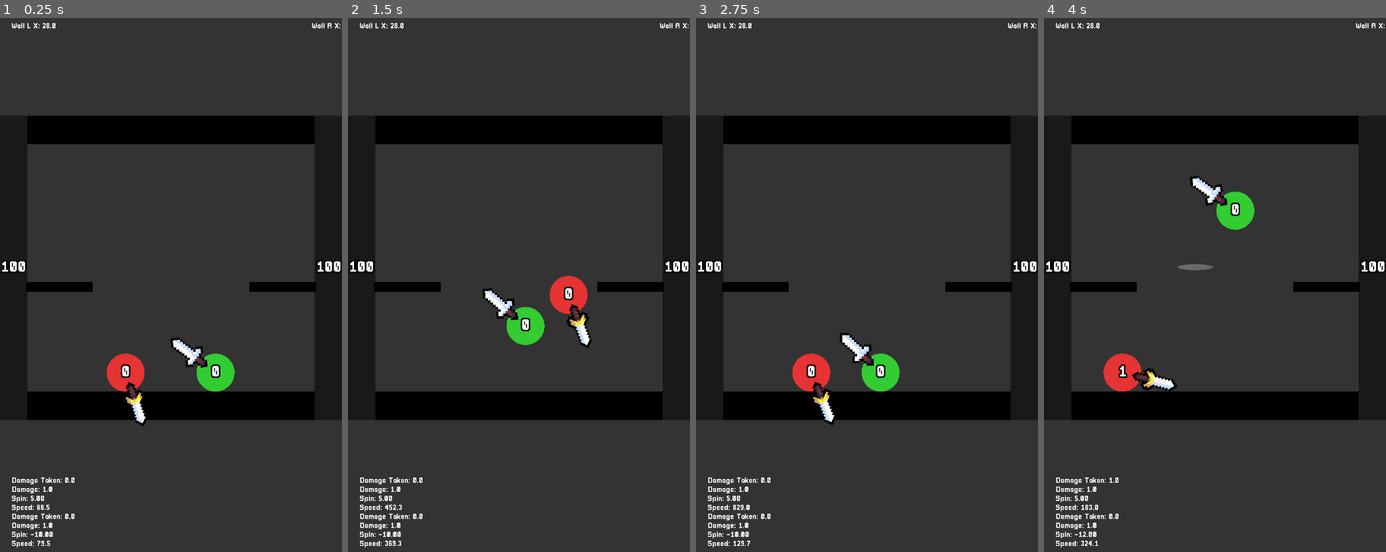
Above: before the commit, frames 1-4 (left to right).
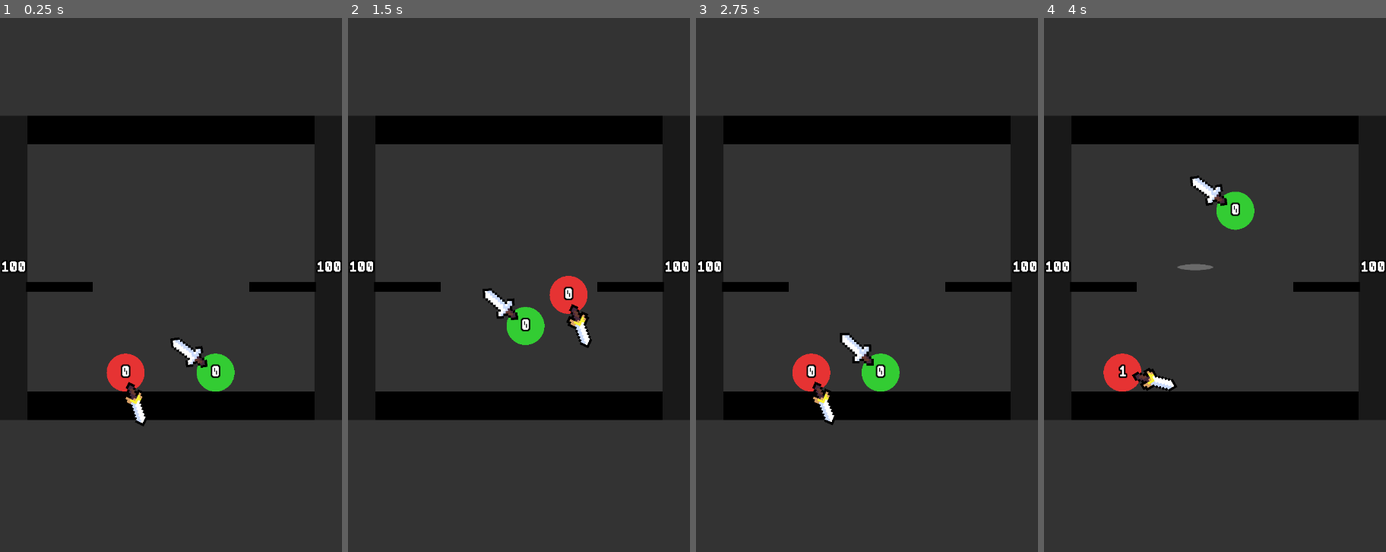
Above: after the commit, the same moments.

Repository: HarryLin349/Super-Smash-Balls
Game: Godot game, scene res://Main.tscn
Same seed, same stepped clock (60 frames per second), same inputs: the game is played once before the commit and once after it.
Inputs:
- Up to frame 1 (0.25 s): no input
- Up to frame 2 (1.5 s): no input
- Up to frame 3 (2.75 s): no input
- Up to frame 4 (4 s): no input

The runs differ from the first frame. In frame 1, 0.7% of the frame differs, in the area x 3-100%, y 0-100%; in frame 2, 0.7%; in frame 3, 0.7%; in frame 4, 0.7%.

Commit message:
rm debug labels

Diff:
--- a/Main.gd
+++ b/Main.gd
@@ -22,33 +22,21 @@
 @onready var platform_right: StaticBody2D = $Platforms/PlatformRight
 @onready var sfx_ko: AudioStreamPlayer = $SfxKo
 @onready var sfx_victory: AudioStreamPlayer = $SfxVictory
-@onready var left_stats: Label = $UI/LeftStats
-@onready var right_stats: Label = $UI/RightStats
 @onready var game_label: Label = $UI/GameLabel
-@onready var wall_left_x_label: Label = $UI/WallLeftX
-@onready var wall_right_x_label: Label = $UI/WallRightX
 
 var walldist := 58
 
-var _stats_timer := 0.0
 var _game_over := false
 
 func _ready() -> void:
 	call_deferred("_layout_arena")
 	_setup_balls()
 	_connect_signals()
-	_update_stats(ball_left.ball_id, ball_left.damage_taken, ball_left.damage)
-	_update_stats(ball_right.ball_id, ball_right.damage_taken, ball_right.damage)
 	_setup_game_label()
 
 func _process(delta: float) -> void:
 	if not _game_over:
 		_check_out_of_bounds()
-	_stats_timer += delta
-	if _stats_timer >= 0.1:
-		_stats_timer = 0.0
-		_update_stats_for_ball(ball_left)
-		_update_stats_for_ball(ball_right)
 
 func _layout_arena() -> void:
 	var viewport_size := get_viewport_rect().size
@@ -72,7 +60,6 @@
 	ball_right.stage_center = center
 	ball_left.floor_y = floor_y
 	ball_right.floor_y = floor_y
-	_update_wall_x_labels()
 
 	var platform_y := center.y + platform_height_offset
 	var left_x := center.x - arena_size_value * 0.5 + platform_inset + platform_width * 0.5
@@ -112,10 +99,7 @@
 	ball_right.set_spin_direction(-1.0)
 
 func _connect_signals() -> void:
-	ball_left.damage_taken_changed.connect(_on_damage_taken_changed)
-	ball_left.damage_changed.connect(_on_damage_changed)
-	ball_right.damage_taken_changed.connect(_on_damage_taken_changed)
-	ball_right.damage_changed.connect(_on_damage_changed)
+	pass
 
 func _set_wall(wall: StaticBody2D, position_value: Vector2, size: Vector2) -> void:
 	var collision_shape: CollisionShape2D = wall.get_node("CollisionShape2D")
@@ -161,26 +145,10 @@
 		visual.position = -size * 0.5
 
 func _on_damage_taken_changed(ball_id: int, damage_taken: float) -> void:
-	var damage_value := ball_left.damage if ball_id == 1 else ball_right.damage
-	_update_stats(ball_id, damage_taken, damage_value)
+	pass
 
 func _on_damage_changed(ball_id: int, damage: float) -> void:
-	var damage_taken_value := ball_left.damage_taken if ball_id == 1 else ball_right.damage_taken
-	_update_stats(ball_id, damage_taken_value, damage)
-
-func _update_stats(ball_id: int, damage_taken: float, damage: float) -> void:
-	var rotation_value := ball_left.get_spin_speed() if ball_id == 1 else ball_right.get_spin_speed()
-	var speed_value := ball_left.linear_velocity.length() if ball_id == 1 else ball_right.linear_velocity.length()
-	var text := "Damage Taken: %.1f\nDamage: %.1f\nSpin: %.2f\nSpeed: %.1f" % [damage_taken, damage, rotation_value, speed_value]
-	if ball_id == 1:
-		left_stats.text = text
-	else:
-		right_stats.text = text
-
-func _update_stats_for_ball(ball) -> void:
-	if not is_instance_valid(ball):
-		return
-	_update_stats(ball.ball_id, ball.damage_taken, ball.damage)
+	pass
 
 func _setup_game_label() -> void:
 	game_label.text = "GAME!"
@@ -260,7 +228,3 @@
 	var total_time := stage_duration * float(stages.size())
 	final_tween.tween_interval(total_time)
 	final_tween.tween_callback(effect.queue_free)
-
-func _update_wall_x_labels() -> void:
-	wall_left_x_label.text = "Wall L X: %.1f" % wall_left.global_position.x
-	wall_right_x_label.text = "Wall R X: %.1f" % wall_right.global_position.x
--- a/Main.tscn
+++ b/Main.tscn
@@ -130,34 +130,3 @@
 text = "GAME!"
 horizontal_alignment = 1
 vertical_alignment = 1
-
-[node name="LeftStats" type="Label" parent="UI"]
-offset_left = 24.0
-offset_top = 980.0
-offset_right = 520.0
-offset_bottom = 1050.0
-text = "Damage Taken: 0
-Damage: 1"
-
-[node name="RightStats" type="Label" parent="UI"]
-offset_left = 24.0
-offset_top = 1056.0
-offset_right = 520.0
-offset_bottom = 1126.0
-text = "Damage Taken: 0
-Damage: 1"
-
-[node name="WallLeftX" type="Label" parent="UI"]
-offset_left = 24.0
-offset_top = 24.0
-offset_right = 260.0
-offset_bottom = 48.0
-text = "Wall L X: 0.0"
-
-[node name="WallRightX" type="Label" parent="UI"]
-offset_left = 520.0
-offset_top = 24.0
-offset_right = 760.0
-offset_bottom = 48.0
-text = "Wall R X: 0.0"
-horizontal_alignment = 2
